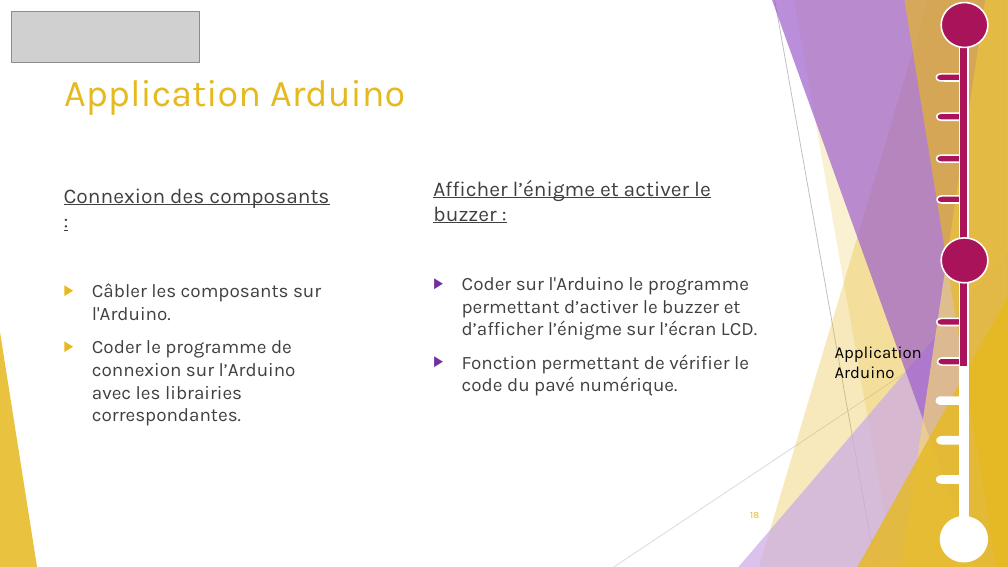
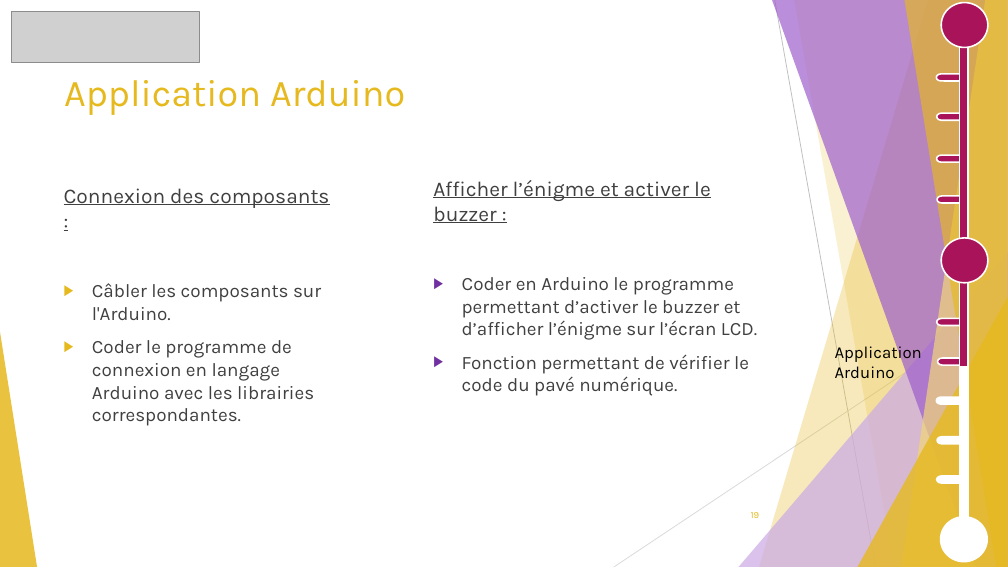
Before and after one commit to GuiguiMvn/Systeme-Escape-Game-Telethon, a slide deck: slide 19 of Cyril/Diapositives/Projet Théléton REVUE 2.pptx (slide 18 before the commit). Drawn at 1008x567 pixels with LibreOffice and Linux fonts; fonts in the diff are those of the drawing; grey boxes stand for pictures. Boxes give left, top, right and bottom in pixels: in the first picture for what was removed or moved away, otherwise in the second. Text is boxed around its words. In the diff, an @@ line names an element or a change of style, - is before the commit and + after.

```diff
--- a/Cyril/Diapositives/Projet Théléton REVUE 2.pptx
+++ b/Cyril/Diapositives/Projet Théléton REVUE 2.pptx
@@ text at box(462, 277, 757, 340): text changed @@
-▶ Coder sur l'Arduino le programme permettant d’activer le buzzer et d’afficher l’énigme sur l’écran LCD.
+▶ Coder en Arduino le programme permettant d’activer le buzzer et d’afficher l’énigme sur l’écran LCD.
@@ text at box(92, 340, 314, 426): text changed @@
-▶ Coder le programme de connexion sur l’Arduino avec les librairies correspondantes.
+▶ Coder le programme de connexion en langage Arduino avec les librairies correspondantes.
@@ page number at box(751, 512, 760, 518): text changed @@
-18
+19
```
Also in this commit, not shown: 5 other slides changed, 2 slides added, 3 other files.
